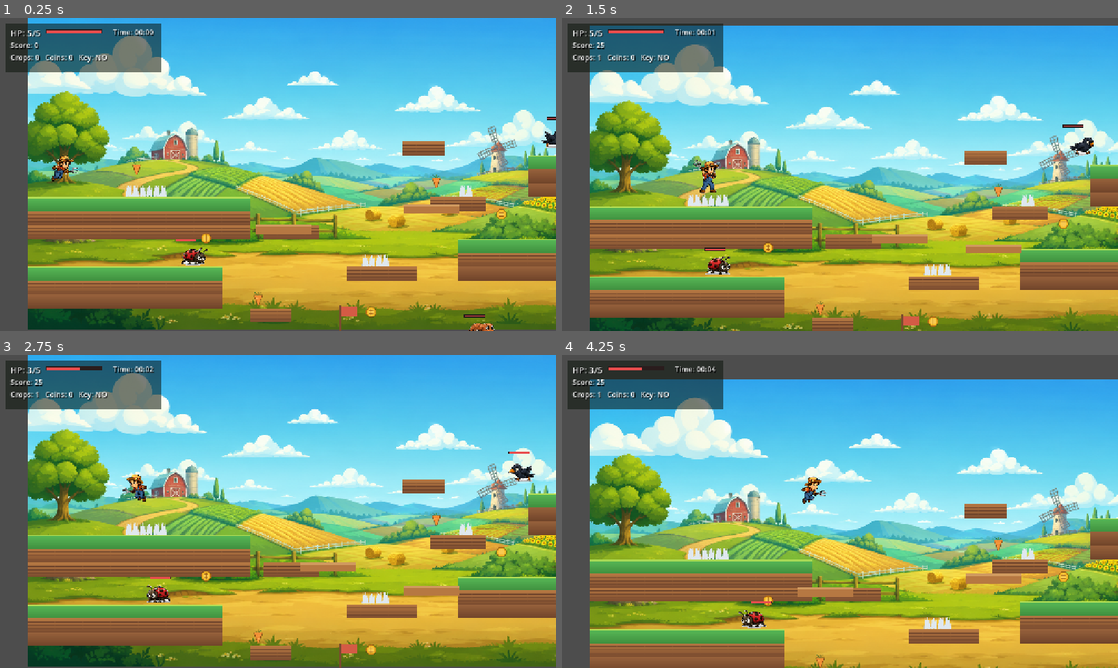
Above: before the commit, frames 1-4 (two rows, left to right).
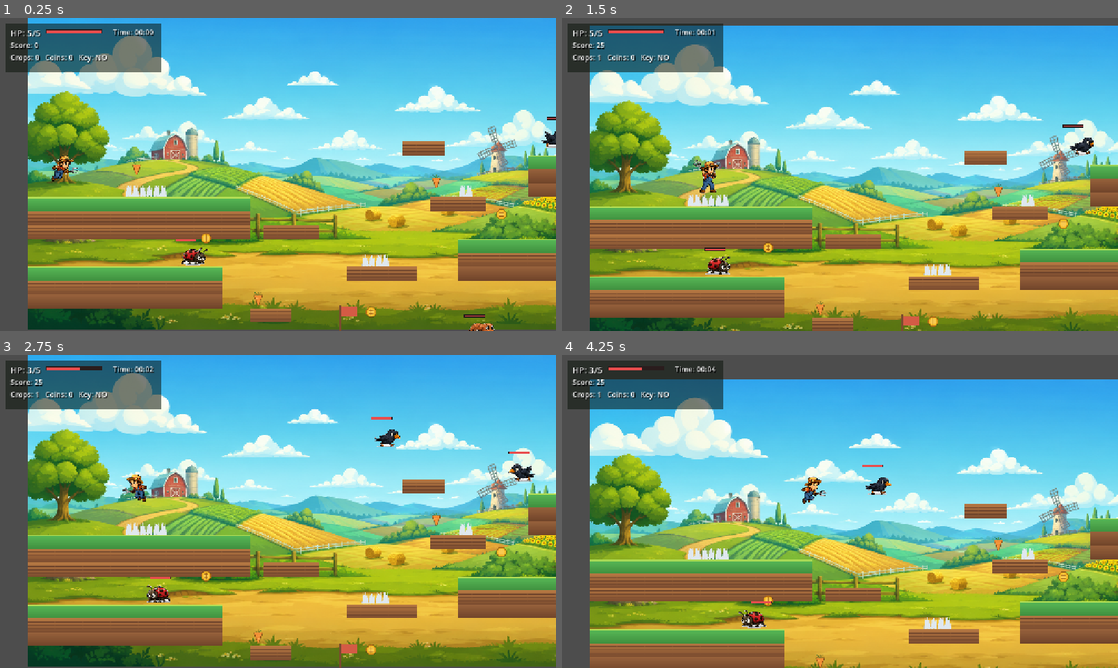
Above: after the commit, the same moments.

Repository: abigailebutay-ai/farm-platformergodot
Game: Godot game, scene res://scenes/Main.tscn
Two runs of this game, one before a commit and one after it. Both use one fixed random seed, a clock stepped at 60 frames per second and the inputs below.
Inputs (mouse positions are in pixels of both pictures, inside the frame that each line leads up to):
- Up to frame 1 (0.25 s): no input
- Up to frame 2 (1.5 s): tap Enter at 0.5 s; move the mouse to (962, 158) at 0.52 s; hold D (move_right) from 0.53 s (still down); tap J (attack) at 0.6, 1.35 s; click (962, 158) at 0.67 s; tap W (jump) at 0.77 s; move the mouse to (728, 190) at 1.27 s
- Up to frame 3 (2.75 s): tap W (jump) at 1.52 s; move the mouse to (333, 442) at 2.02 s; release D (move_right) at 2.03 s; hold A (move_left) from 2.03 s (still down); tap Space at 2.1 s; tap J (attack) at 2.3 s
- Up to frame 4 (4.25 s): move the mouse to (812, 574) at 2.77 s; release A (move_left) at 2.78 s; hold D (move_right) from 2.78 s (still down); tap J (attack) at 2.85, 3.6 s; click (812, 574) at 2.92 s; tap W (jump) at 3.02, 3.77 s; move the mouse to (1006, 558) at 3.52 s

The runs differ from the first frame. In frame 1, 0.5% of the frame differs, in the area x 46-83%, y 59-70%; in frame 2, 0.5%; in frame 3, 0.7%; in frame 4, 0.8%, in the area x 42-83%, y 35-78%.

Commit message:
Replace moving platforms with hunter crow waves

Diff:
--- a/scenes/objects/MovingPlatform.tscn
+++ /dev/null
@@ -1,6 +0,0 @@
-[gd_scene load_steps=2 format=3]
-
-[ext_resource type="Script" path="res://scripts/MovingPlatform.gd" id="1"]
-
-[node name="MovingPlatform" type="AnimatableBody2D"]
-script = ExtResource("1")
--- a/scripts/Enemy.gd
+++ b/scripts/Enemy.gd
@@ -21,6 +21,7 @@
 var damage_cooldown := 0.0
 var hurt_time := 0.0
 var dead := false
+var lifetime := 0.0
 
 func _ready() -> void:
 	start_position = global_position
@@ -41,6 +42,10 @@
 			max_health = 2
 			speed = 85
 			points = 120
+		"hunter_crow":
+			max_health = 1
+			speed = 115
+			points = 80
 		"mushroom":
 			max_health = 3
 			speed = 55
@@ -61,8 +66,9 @@
 		return
 	damage_cooldown = max(0.0, damage_cooldown - delta)
 	hurt_time = max(0.0, hurt_time - delta)
-
-	if enemy_type == "crow":
+	lifetime += delta
+
+	if enemy_type in ["crow", "hunter_crow"]:
 		_fly(delta)
 	else:
 		_walk(delta)
@@ -101,6 +107,16 @@
 		direction *= -1
 
 func _fly(delta: float) -> void:
+	if enemy_type == "hunter_crow":
+		if player:
+			var target_direction := global_position.direction_to(player.global_position)
+			velocity = target_direction * speed
+			direction = sign(target_direction.x) if abs(target_direction.x) > 0.05 else direction
+			move_and_slide()
+			if lifetime > 18.0 and global_position.distance_to(player.global_position) > 700.0:
+				queue_free()
+		return
+
 	var chase := player and global_position.distance_to(player.global_position) < 210
 	if chase:
 		direction = sign(player.global_position.x - global_position.x)
@@ -125,7 +141,7 @@
 	sprite.flip_h = direction > 0
 	if hurt_time > 0:
 		sprite.play("hurt")
-	elif enemy_type == "crow":
+	elif enemy_type in ["crow", "hunter_crow"]:
 		sprite.play("fly")
 	elif enemy_type == "boss":
 		sprite.play("stomp")
@@ -148,6 +164,8 @@
 	contact_shape.shape = contact_rect
 	contact_area.add_child(contact_shape)
 	contact_area.body_entered.connect(_on_contact_body_entered)
+	if enemy_type == "hunter_crow":
+		add_to_group("flying_attackers")
 
 	sprite = AnimatedSprite2D.new()
 	sprite.sprite_frames = _make_frames()
@@ -214,7 +232,7 @@
 	match enemy_type:
 		"worm":
 			base = Color("#d8875c")
-		"crow":
+		"crow", "hunter_crow":
 			base = Color("#4e5a71")
 		"mushroom":
 			base = Color("#cc5e5e")
@@ -247,7 +265,7 @@
 	match enemy_type:
 		"worm":
 			return "worm"
-		"crow":
+		"crow", "hunter_crow":
 			return "crow"
 		"boss":
 			return "boss"
--- a/scripts/Main.gd
+++ b/scripts/Main.gd
@@ -17,9 +17,11 @@
 const MUSHROOM_SCENE := preload("res://scenes/enemies/MushroomBeetle.tscn")
 const BOSS_SCENE := preload("res://scenes/enemies/PestKing.tscn")
 const CHECKPOINT_SCENE := preload("res://scenes/objects/Checkpoint.tscn")
-const MOVING_PLATFORM_SCENE := preload("res://scenes/objects/MovingPlatform.tscn")
 const SHOP_SCENE := preload("res://scenes/objects/CropShop.tscn")
 const GATE_SCENE := preload("res://scenes/objects/Gate.tscn")
+
+const FLYING_ENEMY_INTERVAL := 4.0
+const MAX_FLYING_ENEMIES := 6
 
 var player: Player
 var tile_map: Node
@@ -39,12 +41,13 @@
 var checkpoint_position := Vector2(96, 350)
 var elapsed_time := 0.0
 var game_finished := false
+var flying_enemy_timer := 2.0
+var flying_spawn_side := 1.0
 
 func _ready() -> void:
 	_ensure_input_actions()
 	_spawn_player()
 	_spawn_checkpoints()
-	_spawn_moving_platforms()
 	_spawn_shop()
 	_spawn_collectibles()
 	_spawn_enemies()
@@ -89,6 +92,7 @@
 		player.fall_out()
 	if not game_finished:
 		elapsed_time += delta
+		_update_flying_enemy_spawns(delta)
 	_update_timer_ui()
 
 func _build_background() -> void:
@@ -284,18 +288,6 @@
 		checkpoint.activated.connect(_on_checkpoint_activated)
 		add_child(checkpoint)
 
-func _spawn_moving_platforms() -> void:
-	_add_moving_platform(Vector2(565, 490), Vector2(200, 0), 2.0)
-	_add_moving_platform(Vector2(930, 430), Vector2(0, 135), 2.4)
-	_add_moving_platform(Vector2(2110, 500), Vector2(180, -70), 2.2)
-
-func _add_moving_platform(pos: Vector2, offset: Vector2, travel: float) -> void:
-	var platform: MovingPlatform = MOVING_PLATFORM_SCENE.instantiate()
-	platform.position = pos
-	platform.move_offset = offset
-	platform.travel_time = travel
-	add_child(platform)
-
 func _spawn_shop() -> void:
 	var shop: CropShop = SHOP_SCENE.instantiate()
 	shop.position = Vector2(1710, 465)
@@ -326,12 +318,31 @@
 	_add_enemy("worm", Vector2(2760, 450))
 	_add_enemy("boss", Vector2(3060, 420))
 
+func _update_flying_enemy_spawns(delta: float) -> void:
+	if not player or player.dead:
+		return
+	flying_enemy_timer -= delta
+	if flying_enemy_timer > 0.0:
+		return
+	flying_enemy_timer = FLYING_ENEMY_INTERVAL
+	if get_tree().get_nodes_in_group("flying_attackers").size() >= MAX_FLYING_ENEMIES:
+		return
+
+	var spawn_offset := Vector2(520.0 * flying_spawn_side, randf_range(-220.0, -80.0))
+	flying_spawn_side *= -1.0
+	var spawn_position := player.global_position + spawn_offset
+	spawn_position.x = clamp(spawn_position.x, 40.0, 3520.0)
+	spawn_position.y = clamp(spawn_position.y, 80.0, 720.0)
+	_add_enemy("hunter_crow", spawn_position)
+
 func _add_enemy(kind: String, pos: Vector2) -> void:
 	var packed_scene: PackedScene = BEETLE_SCENE
 	match kind:
 		"worm":
 			packed_scene = WORM_SCENE
 		"crow":
+			packed_scene = CROW_SCENE
+		"hunter_crow":
 			packed_scene = CROW_SCENE
 		"mushroom":
 			packed_scene = MUSHROOM_SCENE
--- a/scripts/MovingPlatform.gd
+++ /dev/null
@@ -1,38 +0,0 @@
-extends AnimatableBody2D
-class_name MovingPlatform
-
-@export var move_offset := Vector2(160, 0)
-@export var travel_time := 2.0
-
-var start_position := Vector2.ZERO
-var direction := 1.0
-
-func _ready() -> void:
-	start_position = global_position
-	sync_to_physics = true
-	_build()
-
-func _physics_process(delta: float) -> void:
-	var target := start_position + move_offset * direction
-	global_position = global_position.move_toward(target, move_offset.length() / travel_time * delta)
-	if global_position.distance_to(target) < 2.0:
-		direction *= -1.0
-
-func _build() -> void:
-	var collision := CollisionShape2D.new()
-	var shape := RectangleShape2D.new()
-	shape.size = Vector2(128, 22)
-	collision.shape = shape
-	add_child(collision)
-
-	var visual := ColorRect.new()
-	visual.position = Vector2(-64, -11)
-	visual.size = Vector2(128, 22)
-	visual.color = Color("#b67842")
-	add_child(visual)
-
-	var trim := ColorRect.new()
-	trim.position = Vector2(-64, -11)
-	trim.size = Vector2(128, 5)
-	trim.color = Color("#d09a5f")
-	add_child(trim)
Not shown, removed: scripts/MovingPlatform.gd.uid
Not shown, changed: README.md
